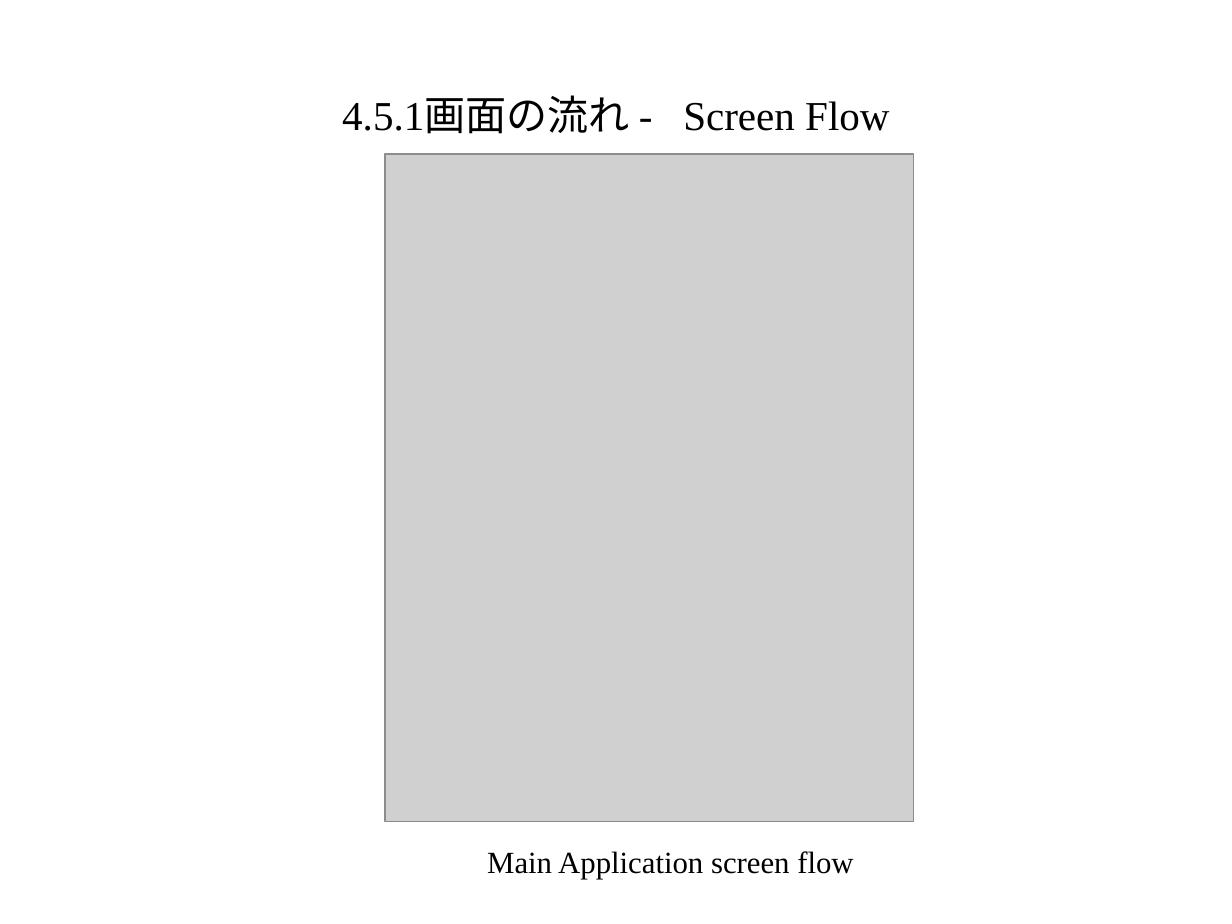
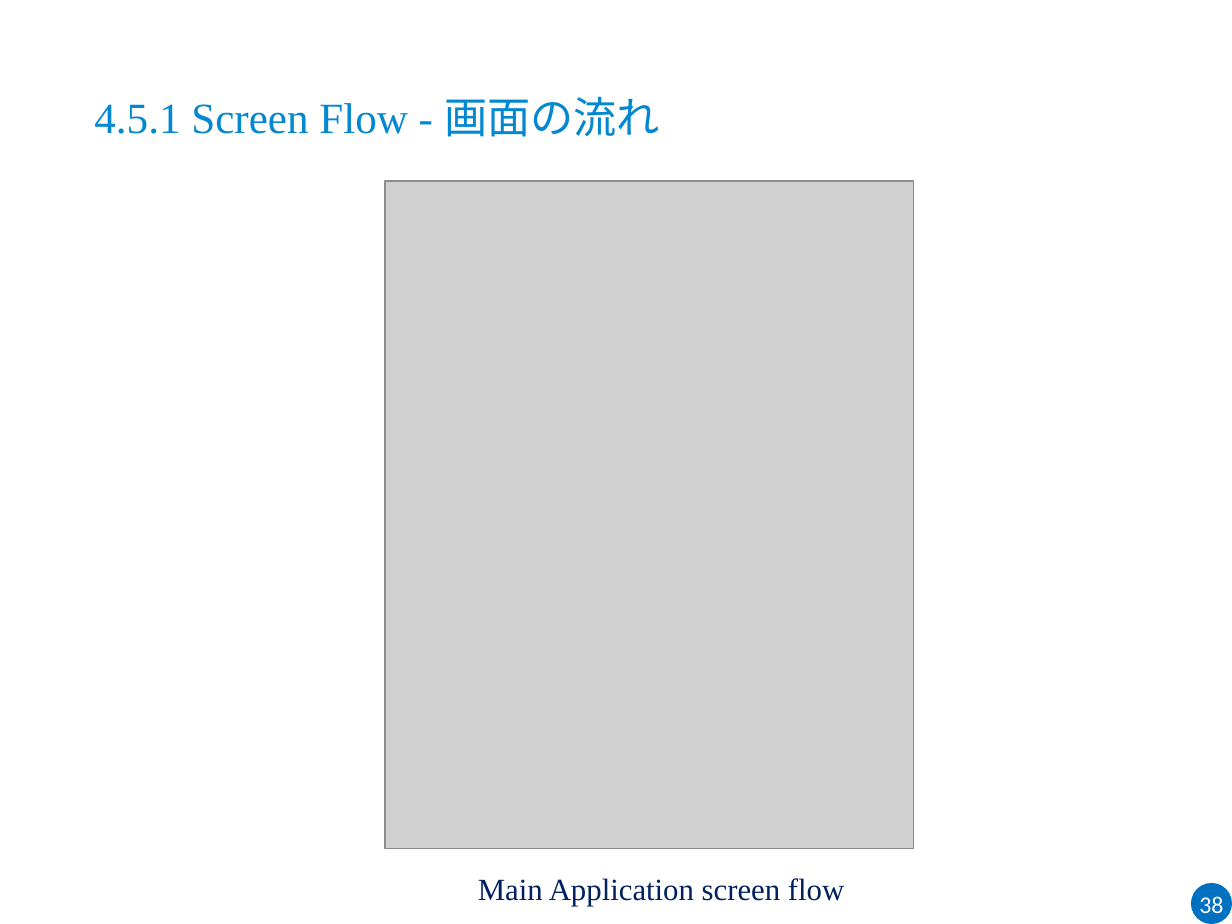
Before and after one commit to sangnvus/2015FALLJS01, a slide deck: slide 42 of WIP/Users/HuyNM/DDL_Slide_v1.0.pptx (slide 18 before the commit). Drawn at 1232x924 pixels with LibreOffice and Linux fonts; fonts in the diff are those of the drawing; grey boxes stand for pictures; background and template pictures are left out. Boxes give left, top, right and bottom in pixels: in the first picture for what was removed or moved away, otherwise in the second. Text is boxed around its words. In the diff, an @@ line names an element or a change of style, - is before the commit and + after.

```diff
--- a/WIP/Users/HuyNM/DDL_Slide_v1.0.pptx
+++ b/WIP/Users/HuyNM/DDL_Slide_v1.0.pptx
@@ title at (94, 96, 660, 137): text changed; size 24 to 25.2 pt; text colour #000000 to #0288D1 @@
-4.5.1画面の流れ - Screen Flow
+4.5.1 Screen Flow - 画面の流れ
@@ picture: place and size @@
-picture at (386, 154, 914, 822)
+picture at (386, 181, 914, 849)
@@ text "Main Application screen flow": place and size @@
-text "Main Application screen flow" at (487, 851, 853, 879)
+text "Main Application screen flow" at (478, 878, 844, 906)
@@ text "Main Application screen flow" at (478, 878, 844, 906): text colour #000000 to #002060 @@
@@ ellipse added at (1191, 883, 1232, 924), fill #0070C0, 14 pt, text #FFFFFF @@
+38
```
Also in this commit, not shown: 28 other slides changed, 47 slides added, 4 slides removed.
